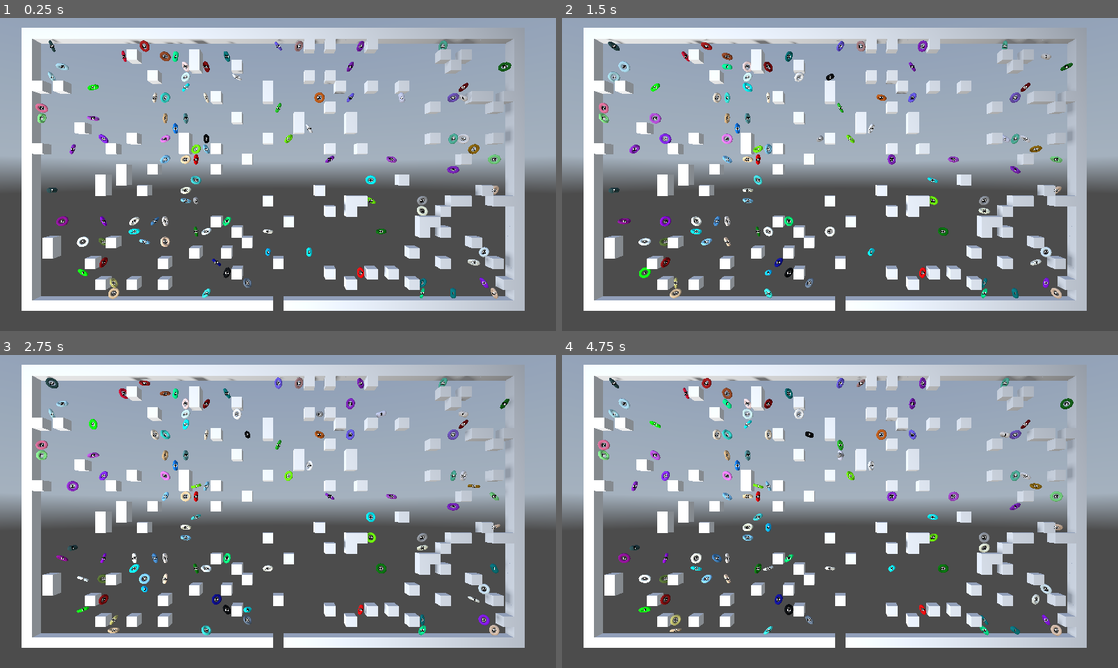
Above: before the commit, frames 1-4 (two rows, left to right).
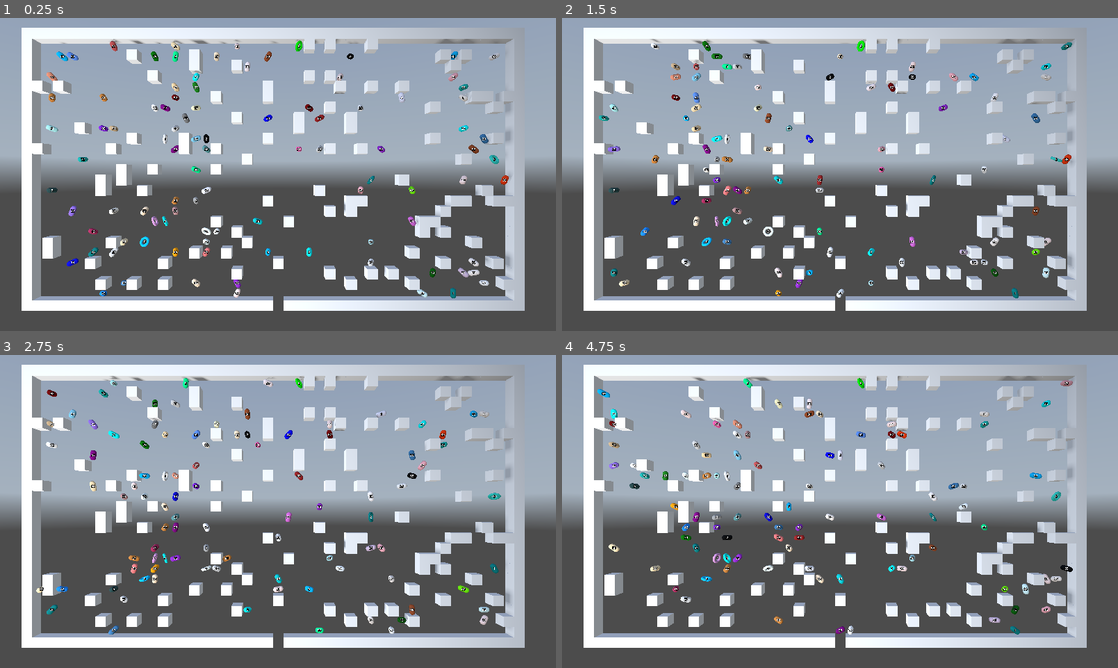
Above: after the commit, the same moments.

Repository: kasworld/gd4snakebyte3d
Game: Godot game, scene res://main.tscn
Same seed, same stepped clock (60 frames per second), same inputs: the game is played once before the commit and once after it. A sky picture missing from this copy of the repository is replaced by a grey-blue gradient.
Inputs (mouse positions are in pixels of both pictures, inside the frame that each line leads up to):
- Up to frame 1 (0.25 s): no input
- Up to frame 2 (1.5 s): tap Enter at 0.5 s; move the mouse to (962, 158) at 0.52 s; click (962, 158) at 0.67 s; move the mouse to (728, 190) at 1.27 s; click (728, 190) at 1.42 s
- Up to frame 3 (2.75 s): move the mouse to (333, 442) at 2.02 s; click (333, 442) at 2.17 s
- Up to frame 4 (4.75 s): move the mouse to (812, 574) at 2.77 s; click (812, 574) at 2.92 s; move the mouse to (1006, 558) at 3.52 s; click (1006, 558) at 3.67 s; move the mouse to (673, 464) at 4.27 s; click (673, 464) at 4.42 s

The runs differ from the first frame. In frame 1, 4.7% of the frame differs, in the area x 6-92%, y 6-90%; in frame 2, 4.9%; in frame 3, 4.8%; in frame 4, 5.1%.

Commit message:
place plum to field

Diff:
--- a/apple.gd
+++ b/apple.gd
@@ -17,13 +17,18 @@
 	$"모양".mesh.material.albedo_color = NamedColorList.color_list.pick_random()[0]
 	$"모양".rotation.z = randf_range(-PI,PI)
 	rotate_v = randf_range(-5,5)
+
 	var old = field.set_at(p2d, Things.Apple)
-	assert(old == null, "apple pos %s not empty %s" % [self, old])
+	assert(old == null, "%s pos not empty %s" % [self, old])
 	position = get_pos3d()
 	return self
 
 func get_pos3d() -> Vector3:
 	return Settings.vector2i_to_vector3(pos2d)
 
+func delete() -> void:
+	var old = field.del_at(pos2d)
+	assert( old == Things.Apple, "not %s at %s %s" % [self, pos2d , old] )
+
 func _process(delta: float) -> void:
 	$"모양".rotate_x(delta*rotate_v)
--- a/plum.gd
+++ b/plum.gd
@@ -19,6 +19,10 @@
 	$"모양".mesh.material.albedo_color = NamedColorList.color_list.pick_random()[0]
 	$"모양".rotation.x = randf_range(-PI,PI)
 	rotate_v = randf_range(-5,5)
+
+	var old = field.set_at(p2d, Things.Plum)
+	assert(old == null, "%s pos not empty %s" % [self, old])
+	position = get_pos3d()
 	return self
 
 func _process(delta: float) -> void:
@@ -53,6 +57,7 @@
 	return new_dir
 
 func move2d() -> void:
+	var old_pos = pos2d
 	var new_dir = find_new_dir(pos2d, move_dir)
 	if field_get(pos2d, new_dir) == null : # 이동 가능
 		pos2d = pos2d + Dir8Lib.Dir2Vt[new_dir]
@@ -64,3 +69,5 @@
 	else:
 		print_debug(self)
 		move_dir = Dir8Lib.Dir.values().pick_random()
+	field.move(old_pos,pos2d)
+	position = get_pos3d()
--- a/stage.gd
+++ b/stage.gd
@@ -14,16 +14,15 @@
 	field.set_at( Vector2i(Settings.FieldWidth/2, Settings.FieldHeight-1), Things.Start)
 	#field.set_at( Vector2i(Settings.FieldWidth/2, 0), Things.Goal)
 	$Walls.field2wall(field)
-	for i in 10:
+	for i in 100:
 		var pos := rand2dpos()
 		if field.get_at(pos) != null:
 			continue
-		#field.set_at(pos, Things.Plum)
 		var pl = plum_scene.instantiate().init(field, pos  , Dir8Lib.DiagonalList.pick_random(), i)
 		add_child(pl)
 		plum_list.append(pl)
 
-	for i in 100:
+	for i in 10:
 		var pos := rand2dpos()
 		if field.get_at(pos) != null:
 			continue
@@ -34,7 +33,6 @@
 func process_frame() -> void:
 	for p in plum_list:
 		p.move2d()
-		p.position = p.get_pos3d()
 
 func draw_border() -> void:
 	field.draw_hline(0, Settings.FieldWidth-1, 0, Things.Wall)
